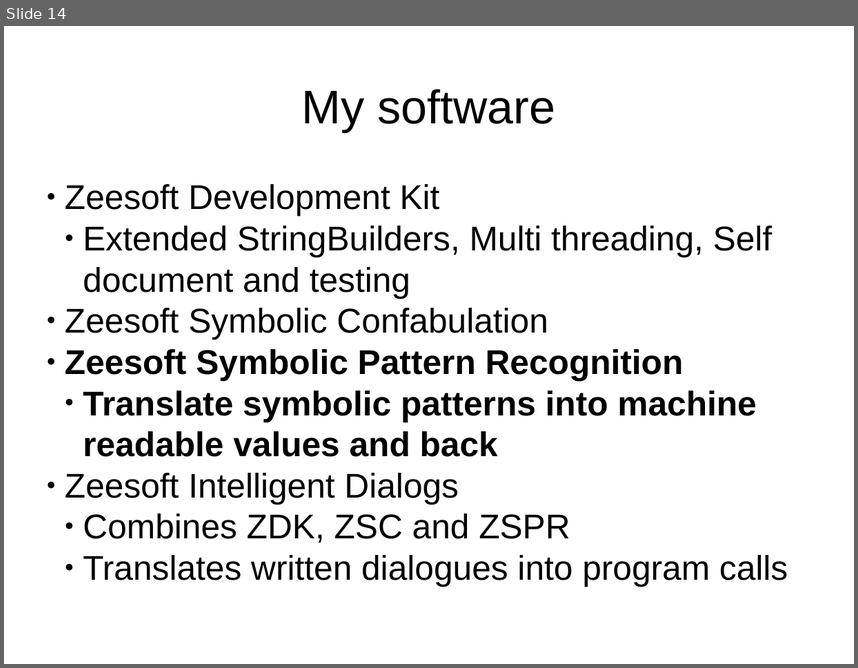
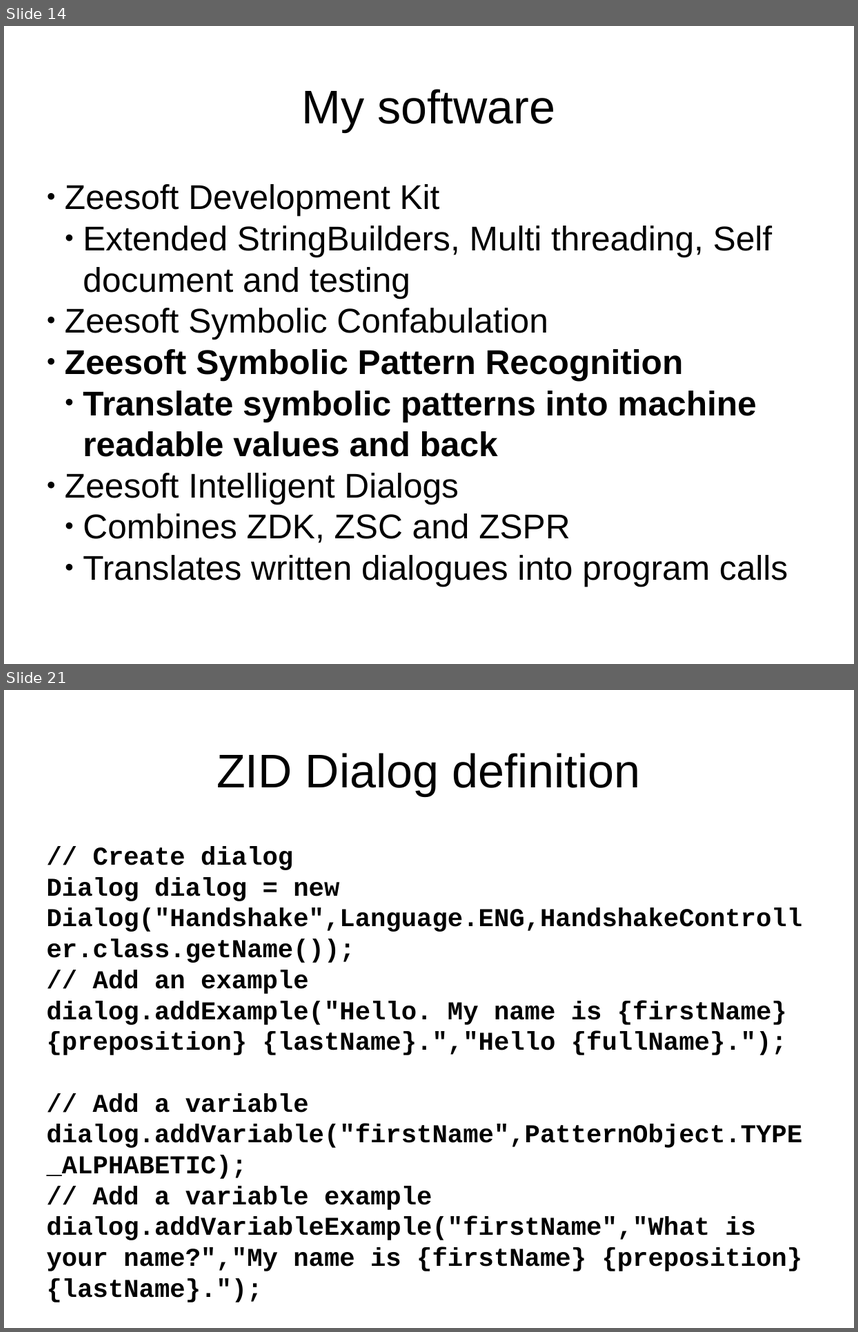
Before and after one commit to DyzLecticus/Zeesoft, a slide deck: V3.0/doc/Zeesoft Open Source Artificial Cognition.odp. Shown one above the other, each under a label of ours: slide 14 before the commit, slides 14 and 21 after it; the slides between them are not shown. The pictures are 858x668 and 858x1332 pixels, drawn with LibreOffice and Linux fonts; fonts in the diff are those of the drawing. Boxes give left, top, right and bottom in pixels: in the first picture for what was removed or moved away, otherwise in the second. Text is boxed around its words. In the diff, an @@ line names an element or a change of style, - is before the commit and + after.

```diff
--- a/V3.0/doc/Zeesoft Open Source Artificial Cognition.odp
+++ b/V3.0/doc/Zeesoft Open Source Artificial Cognition.odp
@@ slide 21 added at [4, 690, 854, 1328], background #FFFFFF @@
@@ title added at [217, 753, 640, 796], 44 pt, text #000000 @@
+ZID Dialog definition
@@ subtitle added at [47, 846, 803, 1302], 24 pt, text #000000, bold @@
+// Create dialog
+Dialog dialog = new Dialog("Handshake",Language.ENG,HandshakeController.class.getName());
+// Add an example
+dialog.addExample("Hello. My name is {firstName} {preposition} {lastName}.","Hello {fullName}.");
+// Add a variable
+dialog.addVariable("firstName",PatternObject.TYPE_ALPHABETIC);
+// Add a variable example
+dialog.addVariableExample("firstName","What is your name?","My name is {firstName} {preposition} {lastName}.");
```
Also in this commit, not shown: 7 slides changed, 4 other slides added, 1 other file.
